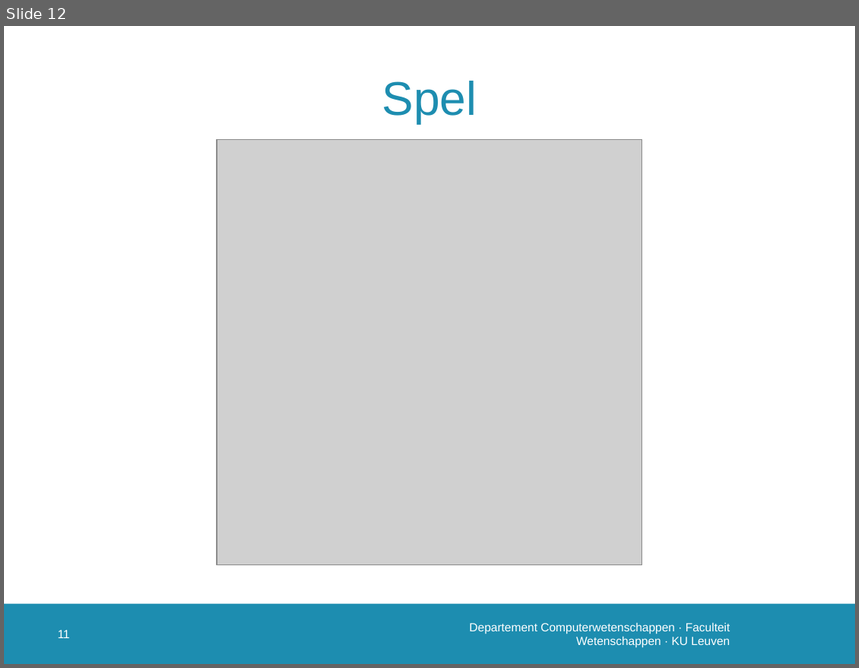
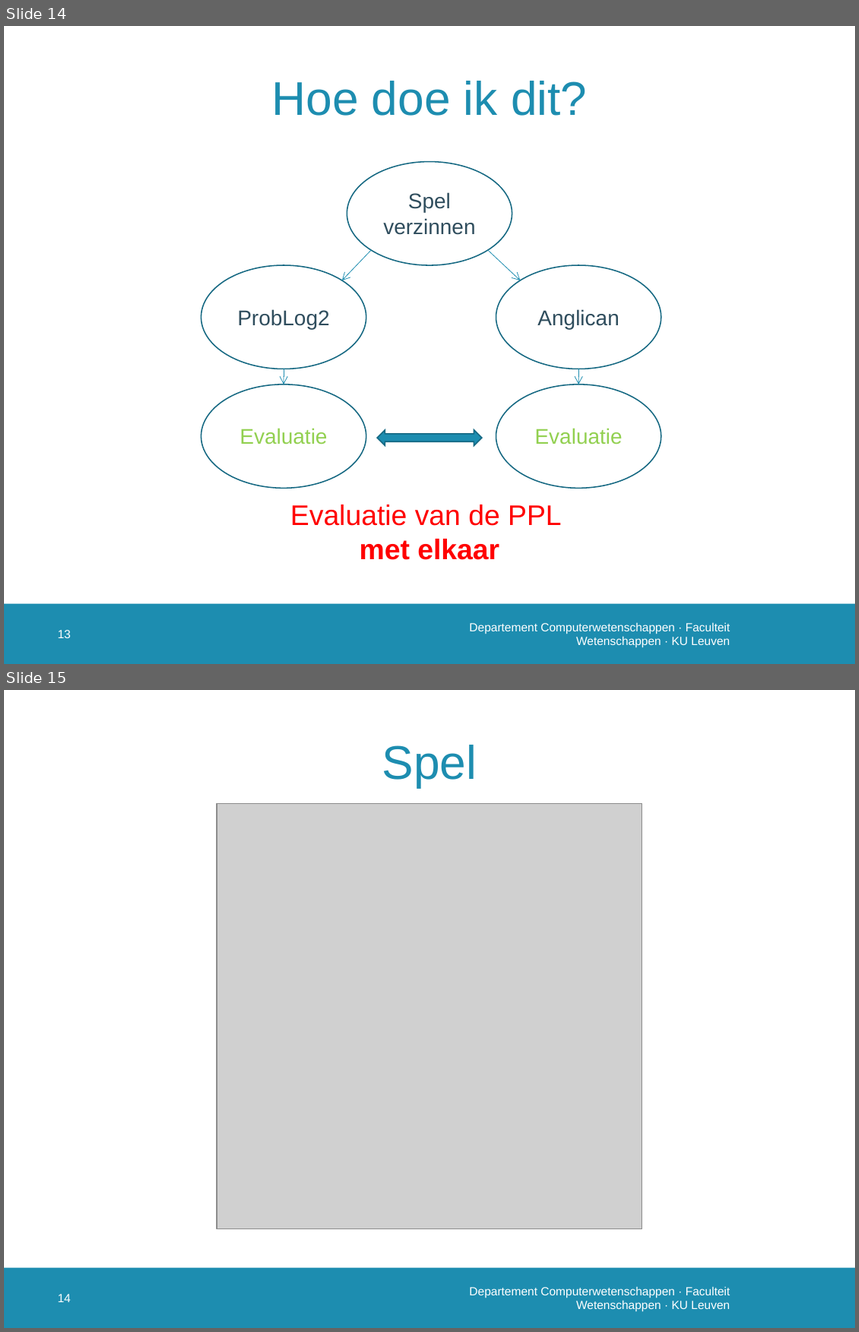
Before and after one commit to susverwimp/T208-Probabilistic-Programming-A-Case-Study, a slide deck: thesis/presentations/2 second/secondv2.pptx. Shown one above the other, each under a label of ours: slide 12 before the commit, slides 14 and 15 after it. The pictures are 859x668 and 859x1332 pixels, drawn with LibreOffice and Linux fonts; fonts in the diff are those of the drawing; grey boxes stand for pictures; background and template pictures are left out. Boxes give left, top, right and bottom in pixels: in the first picture for what was removed or moved away, otherwise in the second. Text is boxed around its words. In the diff, an @@ line names an element or a change of style, - is before the commit and + after.

```diff
--- a/thesis/presentations/2 second/secondv2.pptx
+++ b/thesis/presentations/2 second/secondv2.pptx
@@ slide 14 added at bbox=[4, 26, 855, 664], background #FFFFFF; not listed: 1 template element that a slide beside it also shows @@
@@ title added at bbox=[272, 81, 587, 116], 40 pt, text #1D8DB0 @@
+Hoe doe ik dit?
@@ ellipse added at bbox=[347, 161, 512, 265], outline #156882 1 pt @@
@@ text added at bbox=[383, 192, 475, 235], 18 pt, text #2F4D5D @@
+Spel verzinnen
@@ arrow added from (371, 250) to (342, 281), #1D8DB0 0.5 pt @@
@@ arrow added from (488, 250) to (521, 281), #1D8DB0 0.5 pt @@
@@ ellipse added at bbox=[202, 265, 367, 369], outline #156882 1 pt @@
@@ ellipse added at bbox=[496, 265, 661, 369], outline #156882 1 pt @@
@@ text added at bbox=[237, 309, 329, 329], 18 pt, text #2F4D5D @@
+ProbLog2
@@ text added at bbox=[538, 309, 619, 329], 18 pt, text #2F4D5D @@
+Anglican
@@ ellipse added at bbox=[202, 385, 367, 488], outline #156882 1 pt @@
@@ arrow added from (284, 369) to (284, 385), #1D8DB0 0.5 pt @@
@@ ellipse added at bbox=[496, 385, 661, 488], outline #156882 1 pt @@
@@ arrow added from (579, 369) to (579, 385), #1D8DB0 0.5 pt @@
@@ text added at bbox=[240, 428, 327, 445], 18 pt, text #92D050 @@
+Evaluatie
@@ left right arrow added at bbox=[378, 430, 482, 446], fill #1D8DB0, outline #156882 1 pt @@
@@ text added at bbox=[535, 428, 623, 445], 18 pt, text #92D050 @@
+Evaluatie
@@ text added at bbox=[291, 505, 562, 560], 24 pt, text #FF0000 @@
+Evaluatie van de PPL
+met elkaar
@@ page number added at bbox=[58, 630, 71, 639], 10 pt, text #FFFFFF @@
+13
@@ text added at bbox=[469, 623, 731, 648], 10 pt, text #FFFFFF @@
+Departement Computerwetenschappen · Faculteit Wetenschappen · KU Leuven
@@ what was slide 12 is now slide 15 @@
@@ page number at bbox=[58, 1294, 71, 1303]: text changed @@
-11
+14
```
Also in this commit, not shown: 9 slides changed, 3 other slides added, 2 slides removed.
